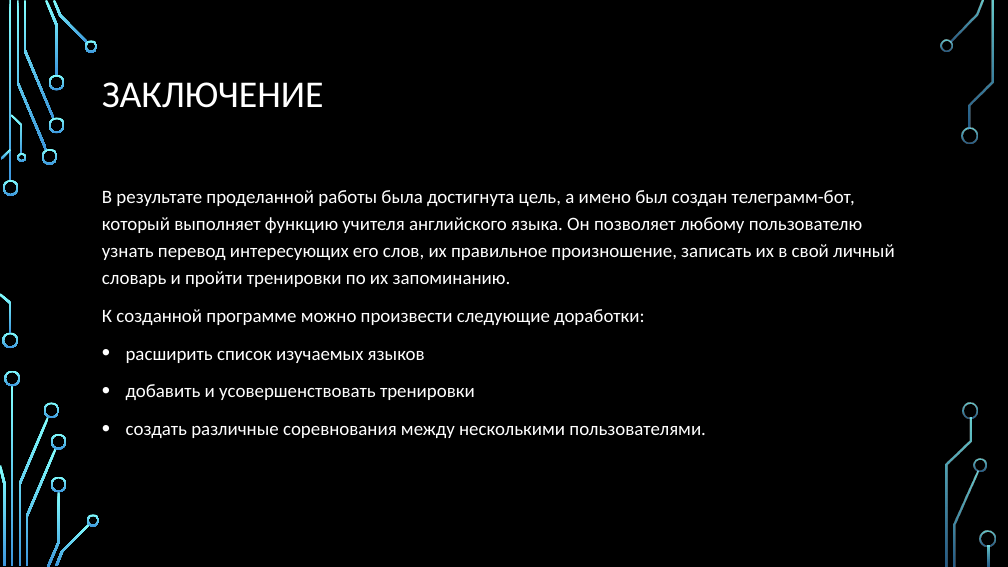
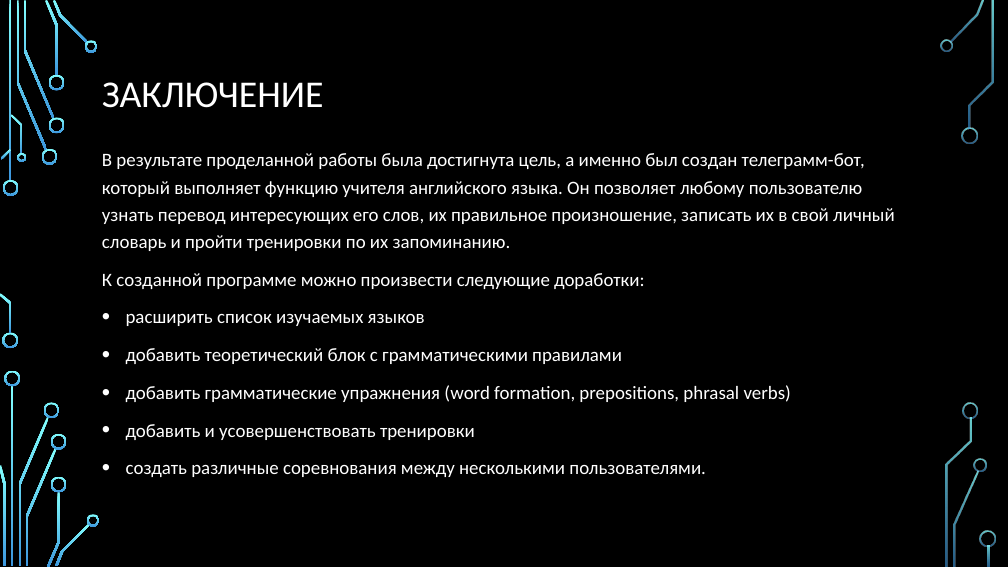
Before and after one commit to let-robots-reign/Learning_English_Bot, a slide deck: slide 18 of Proekt_BotEnglishTeacher.pptx. Drawn at 1008x567 pixels with LibreOffice and Linux fonts; fonts in the diff are those of the drawing; background and template pictures are left out. Boxes give left, top, right and bottom in pixels: in the first picture for what was removed or moved away, otherwise in the second. Text is boxed around its words. In the diff, an @@ line names an element or a change of style, - is before the commit and + after.

Commit message:
presentation update, minor fixes

```diff
--- a/Proekt_BotEnglishTeacher.pptx
+++ b/Proekt_BotEnglishTeacher.pptx
@@ text "В результате проделанной работы была ..." moved from (x1=102, y1=190, x2=895, y2=438) to (x1=102, y1=153, x2=895, y2=477) @@
@@ text at (x1=102, y1=153, x2=895, y2=251): text changed @@
-В результате проделанной работы была достигнута цель, а имено был создан телеграмм-бот, который выполняет функцию учителя английского языка. Он позволяет любому пользователю узнать перевод интересующих его слов, их правильное произношение, записать их в свой личный словарь и пройти тренировки по их запоминанию.
+В результате проделанной работы была достигнута цель, а именно был создан телеграмм-бот, который выполняет функцию учителя английского языка. Он позволяет любому пользователю узнать перевод интересующих его слов, их правильное произношение, записать их в свой личный словарь и пройти тренировки по их запоминанию.
@@ text at (x1=126, y1=348, x2=791, y2=402): paragraphs added @@
+• добавить теоретический блок с грамматическими правилами
+• добавить грамматические упражнения (word formation, prepositions, phrasal verbs)
```
Also in this commit, not shown: 12 other slides changed, 2 other files.
